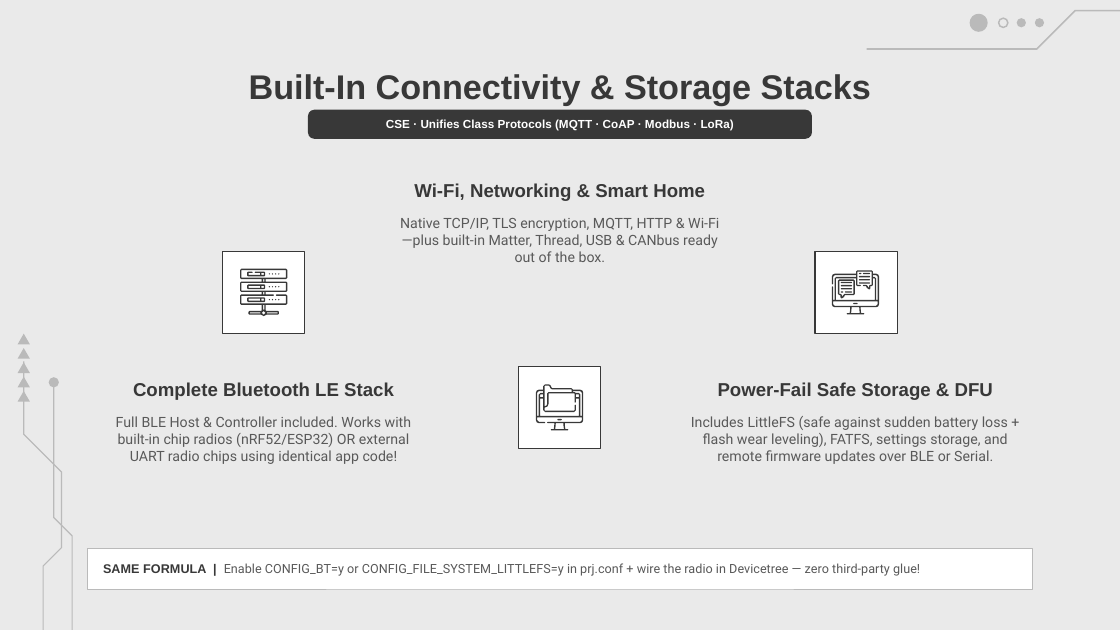
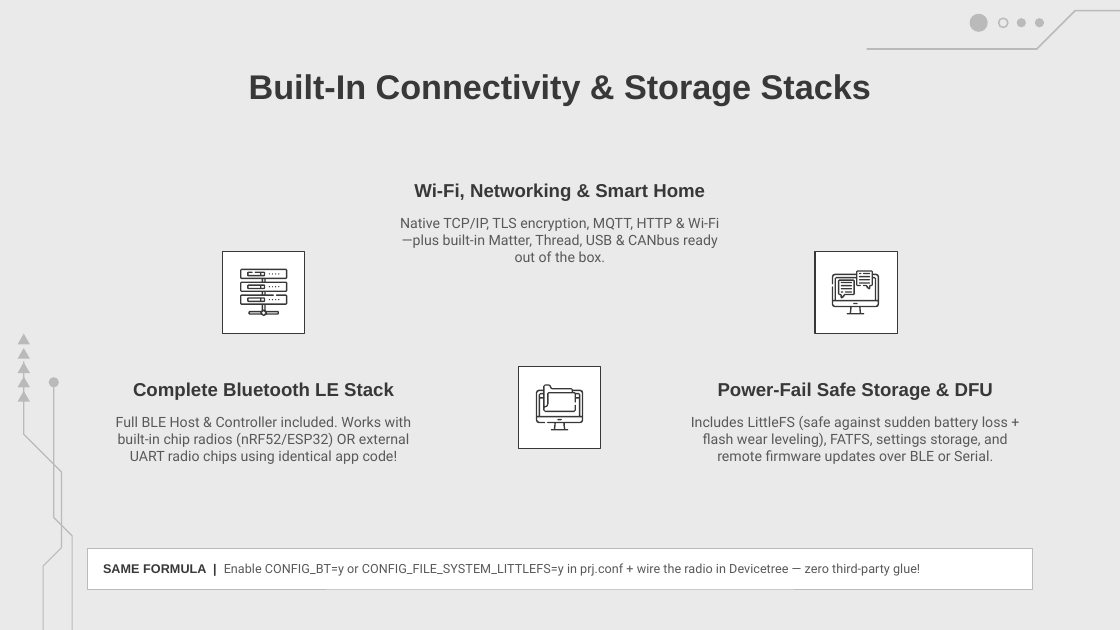
Before and after one commit to amrsaeedcse/zephyr-vs-freertos-presentation, a slide deck: slide 28 of Zephyr_RTOS_vs_FreeRTOS.pptx. Drawn at 1120x630 pixels with LibreOffice and Linux fonts; fonts in the diff are those of the drawing; background and template pictures are left out. Boxes give left, top, right and bottom in pixels: in the first picture for what was removed or moved away, otherwise in the second. Text is boxed around its words. In the diff, an @@ line names an element or a change of style, - is before the commit and + after.

```diff
--- a/Zephyr_RTOS_vs_FreeRTOS.pptx
+++ b/Zephyr_RTOS_vs_FreeRTOS.pptx
@@ rounded rectangle removed at (308,110,812,139) @@
-CSE · Unifies Class Protocols (MQTT · CoAP · Modbus · LoRa)
```
Also in this commit, not shown: 11 other slides changed, 2 other files.
